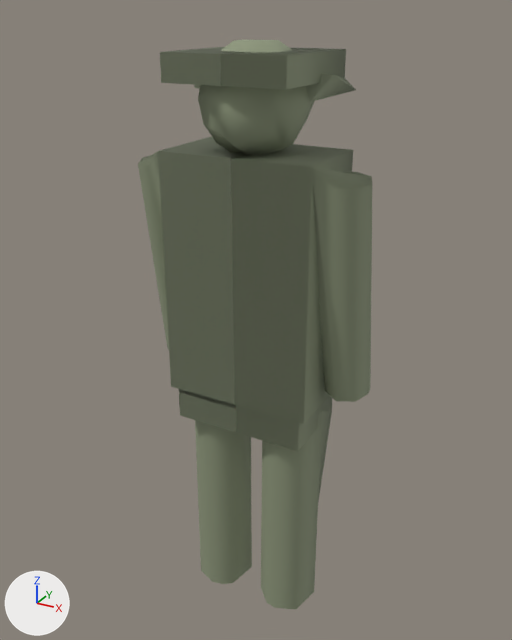
Before and after pictures for a commit that changed the glTF model assets/models/units/trooper_fr.lod1.glb.
Before and after are seen from a 50 mm lens placed at (0.908, -1.652, 1.791), pointed at (-0.016, 0.029, 0.95). Lighting does not change. The marker at lower left points along +X, +Y and +Z. The older version comes first.

Script lines for the objects in view, before the commit:
```python
me_mesh_0 = bpy.data.meshes.new('Mesh_0')
me_mesh_0.from_pydata(...)  # 135 vertices, 252 faces; spans x -0.34..0.34, y -0.17..0.18, z 0.0..1.72
me_mesh_0.materials.append(mat_trooper_fr)  # greyish green #8e977c
ob_mesh_0 = bpy.data.objects.new('Mesh_0', me_mesh_0)
ob_mesh_0.location = (0.0, 0.0, 0.0)
```
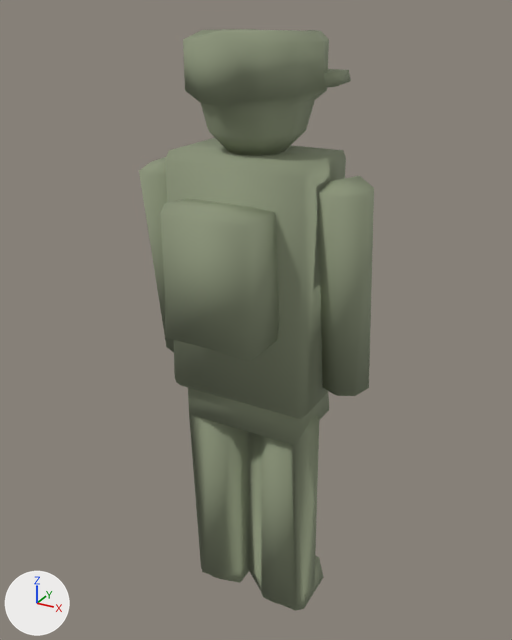
What differs and where, as boxes (x1, y1, x2, y2) in the pictures (512 x 640 px):
'Mesh_0', reshaped: before (138, 40, 372, 609); after (139, 29, 374, 611)
part 1 of me_mesh_0, added: after (160, 199, 279, 362)
part 2 of me_mesh_0, rebuilt (40% shorter): before (138, 137, 372, 609); after (139, 138, 374, 419)
part 3 of me_mesh_0, rebuilt (14% narrower, 10% taller): before (160, 40, 356, 155); after (183, 29, 351, 156)
part 4 of me_mesh_0, added: after (188, 388, 329, 611)

Edits to the bpy script that builds the scene:
```text
Change me_mesh_0:
    used by ob_mesh_0; location = (0.0, 0.0, 0.0)
    remove me_mesh_0.from_pydata(...)  # 135 vertices, 252 faces; spans x -0.34..0.34, y -0.17..0.18, z 0.0..1.72
    add me_mesh_0.from_pydata(...)  # 238 vertices, 490 faces; spans x -0.34..0.34, y -0.27..0.25, z -0.03..1.74
    me_mesh_0 part 1: a new loose piece, a UV sphere (5 segments, 3 rings, poles along z) spanning x -0.14..0.14, y -0.27..-0.09, z 0.97..1.35, in mat_trooper_fr (greyish green #8e977c)
    me_mesh_0 part 2: the loose piece of 74 vertices spanning x -0.34..0.34, y -0.13..0.13, z 0.0..1.45 is rebuilt with 50 vertices and now spans x -0.34..0.34, y -0.13..0.13, z 0.75..1.45
    me_mesh_0 part 3: the loose piece of 61 vertices spanning x -0.2..0.2, y -0.17..0.18, z 1.44..1.72 is rebuilt with 84 vertices and now spans x -0.2..0.2, y -0.16..0.19, z 1.43..1.74
    me_mesh_0 part 4: a new loose piece of 84 vertices spanning x -0.2..0.21, y -0.1..0.12, z -0.03..0.85, in mat_trooper_fr (greyish green #8e977c)
    other edits to the shape of me_mesh_0 do not show in these pictures
```
